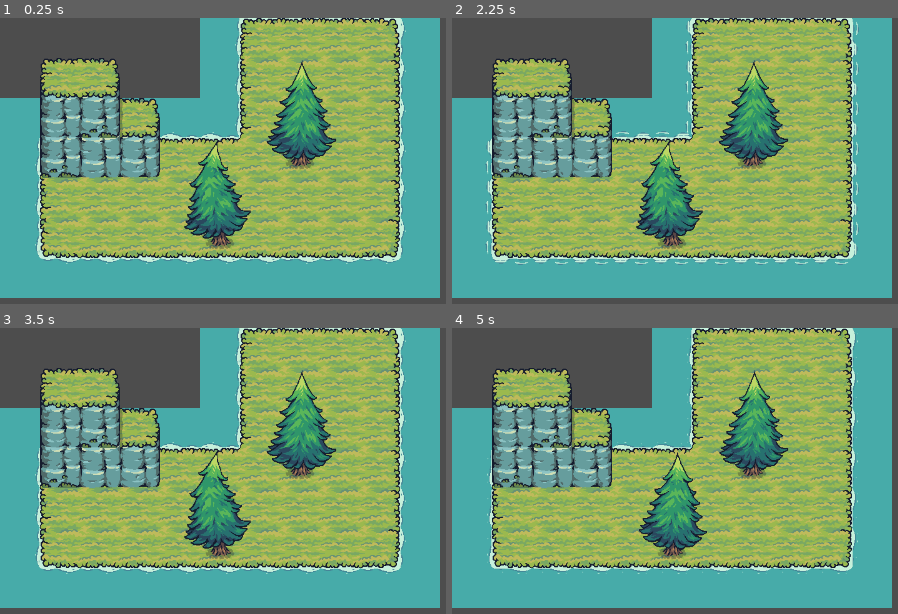
Above: before the commit, frames 1-4 (two rows, left to right).
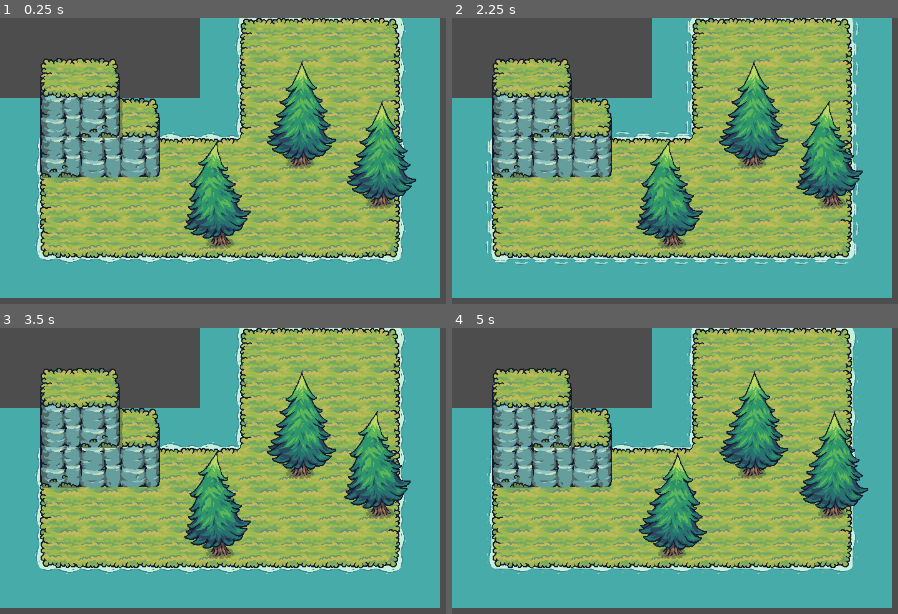
Above: after the commit, the same moments.

Repository: juancwu/little-town
Game: Godot game, scene res://scenes/node_2d.tscn
The game is run twice, just before and just after one commit, with the same random seed, the same clock (stepped at 60 frames per second) and the same inputs.
Inputs:
- Up to frame 1 (0.25 s): no input
- Up to frame 2 (2.25 s): no input
- Up to frame 3 (3.5 s): no input
- Up to frame 4 (5 s): no input

The runs differ from the first frame. In frame 1, 3.0% of the frame differs, in the area x 77-94%, y 28-67%; in frame 2, 2.9%; in frame 3, 2.9%; in frame 4, 3.0%.

Commit message:
add new animated tree tile

Diff:
--- a/little-town/resources/ground.tres
+++ b/little-town/resources/ground.tres
@@ -1,9 +1,10 @@
-[gd_resource type="TileSet" load_steps=9 format=3 uid="uid://cqdm5dvueg8yq"]
+[gd_resource type="TileSet" load_steps=11 format=3 uid="uid://cqdm5dvueg8yq"]
 
 [ext_resource type="Texture2D" uid="uid://coy12gy23sqiu" path="res://assets/Resources/Trees/Tree.png" id="1_vw1gx"]
 [ext_resource type="Texture2D" uid="uid://4tmp8y6ts4si" path="res://assets/Terrain/Ground/Tilemap_Flat.png" id="2_tbp0r"]
 [ext_resource type="Texture2D" uid="uid://clbb5j3heeadm" path="res://assets/Terrain/Ground/Tilemap_Elevation.png" id="3_7qpxg"]
 [ext_resource type="Texture2D" uid="uid://djajf7rcbc5t0" path="res://assets/Terrain/Ground/Shadows.png" id="4_qlknq"]
+[ext_resource type="Texture2D" uid="uid://d4jsh7xe6u5mk" path="res://assets/Resources/Trees/Tree_Row.png" id="5_226y4"]
 
 [sub_resource type="TileSetAtlasSource" id="TileSetAtlasSource_q4kle"]
 texture = ExtResource("1_vw1gx")
@@ -101,6 +102,19 @@
 2:1/0 = 0
 1:2/0 = 0
 
+[sub_resource type="TileSetAtlasSource" id="TileSetAtlasSource_balno"]
+texture = ExtResource("5_226y4")
+texture_region_size = Vector2i(64, 64)
+0:0/size_in_atlas = Vector2i(3, 3)
+0:0/animation_columns = 6
+0:0/animation_frame_0/duration = 0.1
+0:0/animation_frame_1/duration = 0.1
+0:0/animation_frame_2/duration = 0.1
+0:0/animation_frame_3/duration = 0.1
+0:0/animation_frame_4/duration = 0.1
+0:0/animation_frame_5/duration = 0.1
+0:0/0 = 0
+
 [resource]
 tile_size = Vector2i(64, 64)
 uv_clipping = true
@@ -108,3 +122,4 @@
 sources/3 = SubResource("TileSetAtlasSource_51jjv")
 sources/4 = SubResource("TileSetAtlasSource_xi3n8")
 sources/0 = SubResource("TileSetAtlasSource_q4kle")
+sources/5 = SubResource("TileSetAtlasSource_balno")
--- a/little-town/scenes/node_2d.tscn
+++ b/little-town/scenes/node_2d.tscn
@@ -20,7 +20,7 @@
 tile_set = ExtResource("2_kddie")
 
 [node name="TileMapHill" type="TileMapLayer" parent="."]
-tile_map_data = PackedByteArray("AAABAAMAAwAAAAUAAAACAAMAAwABAAUAAAADAAIAAwACAAQAAAADAAMAAwACAAUAAAACAAIAAwABAAQAAAABAAIAAwAAAAQAAAAHAAIAAAAAAAAAAAAFAAQAAAAAAAMAAAA=")
+tile_map_data = PackedByteArray("AAABAAMAAwAAAAUAAAACAAMAAwABAAUAAAADAAIAAwACAAQAAAADAAMAAwACAAUAAAACAAIAAwABAAQAAAABAAIAAwAAAAQAAAAHAAIAAAAAAAAAAAAFAAQAAAAAAAMAAAAJAAMABQAAAAAAAAA=")
 tile_set = ExtResource("2_kddie")
 
 [node name="TileMapGround2" type="TileMapLayer" parent="."]
Binary file added: little-town/assets/Resources/Trees/Tree_Row.png
Not shown, added: little-town/assets/Resources/Trees/Tree_Row.png.import
